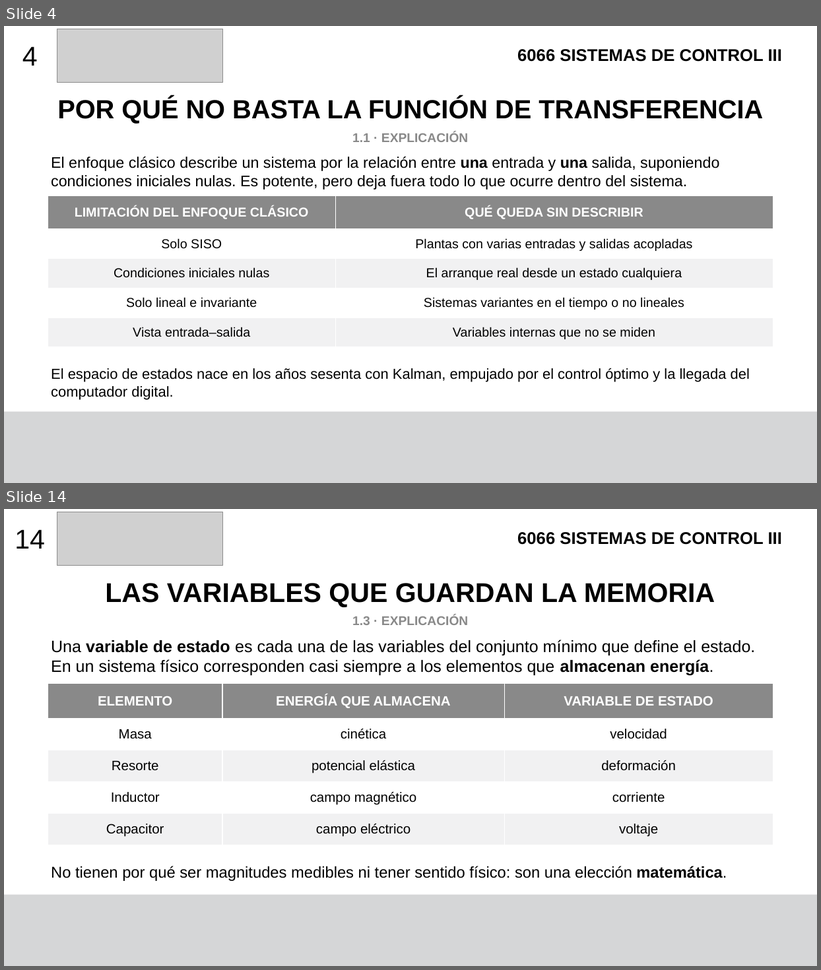
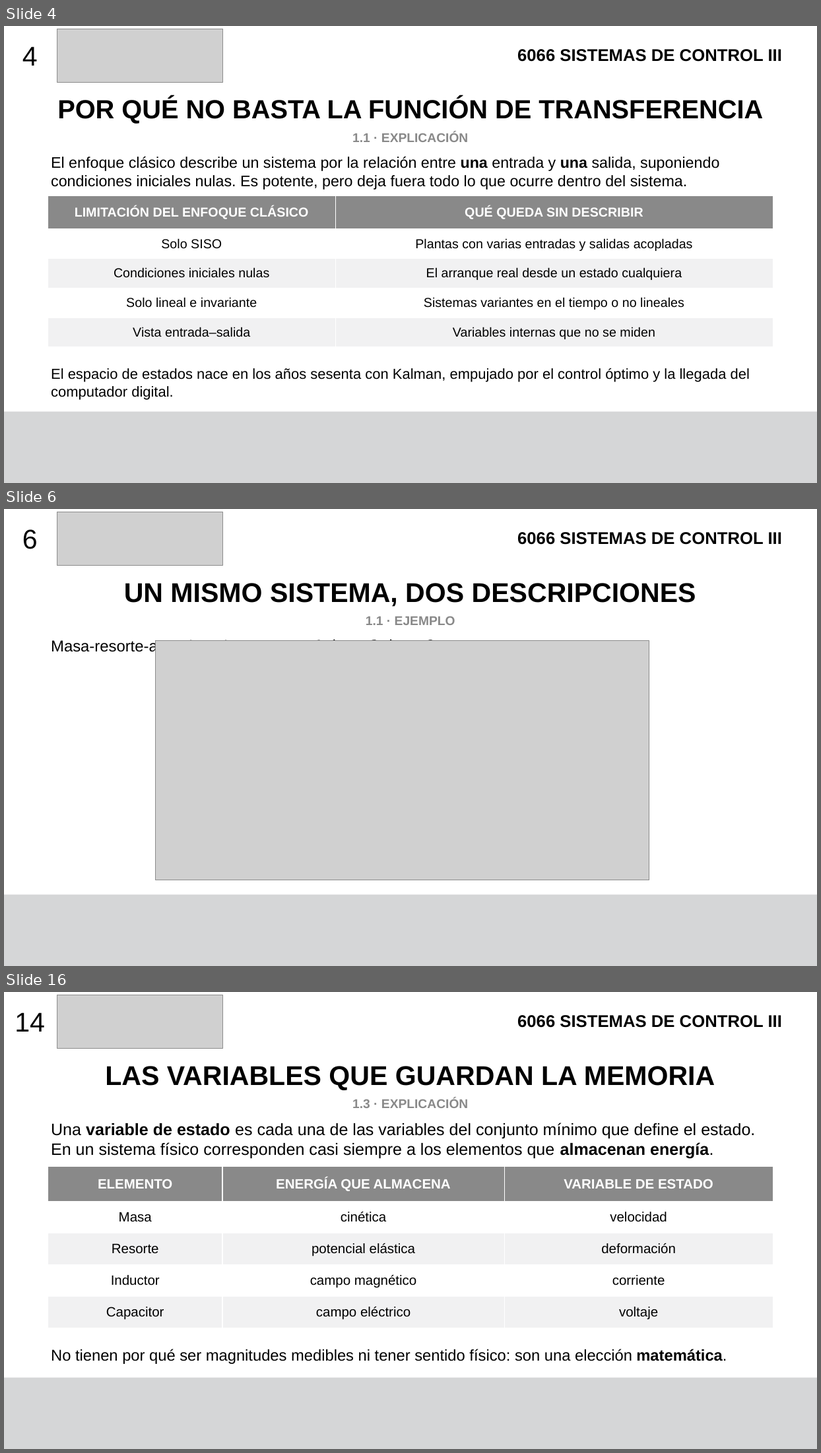
Before and after one commit to F4bian1012/Sistemas-de-Control-III, a slide deck: Semana_2_Clasificacion_de_sistemas/Introduccion al espacio de estados.pptx. Shown one above the other, each under a label of ours: slides 4 and 14 before the commit, slides 4, 6 and 16 after it; the slides between them are not shown. The pictures are 821x970 and 821x1453 pixels, drawn with LibreOffice and Linux fonts; fonts in the diff are those of the drawing; grey boxes stand for pictures. Boxes give left, top, right and bottom in pixels: in the first picture for what was removed or moved away, otherwise in the second. Text is boxed around its words. In the diff, an @@ line names an element or a change of style, - is before the commit and + after.

```diff
--- a/Semana_2_Clasificacion_de_sistemas/Introduccion al espacio de estados.pptx
+++ b/Semana_2_Clasificacion_de_sistemas/Introduccion al espacio de estados.pptx
@@ slide 6 added at (x1=4, y1=509, x2=817, y2=966), background #FFFFFF @@
@@ picture added at (x1=57, y1=512, x2=223, y2=565) @@
@@ text added at (x1=22, y1=529, x2=38, y2=549), 32 pt, text #000000 @@
+6
@@ text added at (x1=517, y1=532, x2=782, y2=545), 20 pt, text #000000, bold @@
+6066 SISTEMAS DE CONTROL III
@@ text added at (x1=124, y1=583, x2=696, y2=607), 32 pt, text #000000, bold @@
+UN MISMO SISTEMA, DOS DESCRIPCIONES
@@ text added at (x1=366, y1=616, x2=455, y2=625), 15 pt, text #898989, bold @@
+1.1 · EJEMPLO
@@ text added at (x1=51, y1=638, x2=440, y2=655), 18.6 pt, text #000000 @@
+Masa-resorte-amortiguador con m = 1, b = 3, k = 2:
@@ picture added at (x1=156, y1=641, x2=650, y2=881) @@
@@ rectangle added at (x1=4, y1=895, x2=817, y2=966), fill #D5D6D7 @@
@@ what was slide 14 is now slide 16 @@
```
Also in this commit, not shown: 13 slides changed, 2 other slides added.
